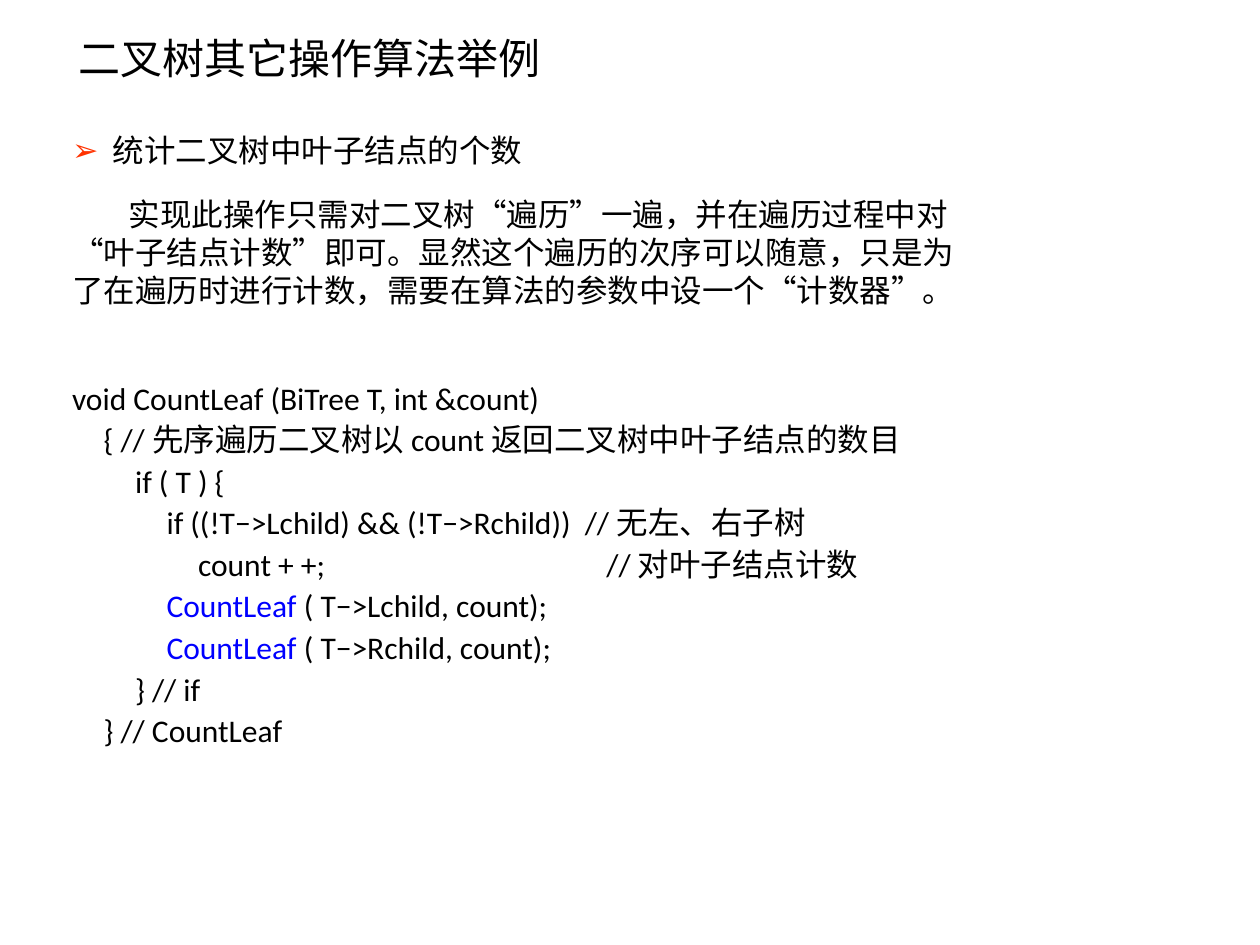
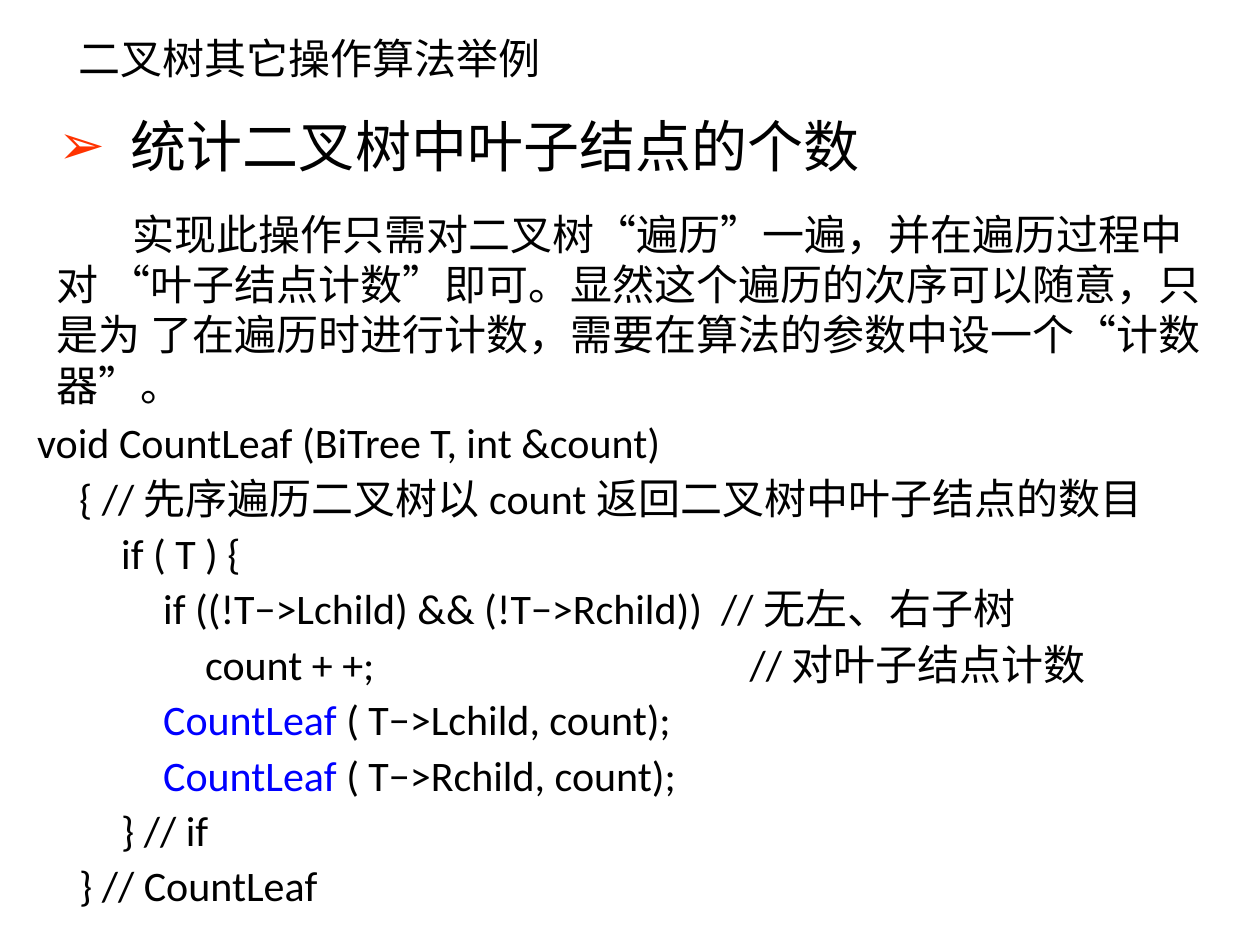
Before and after one commit to Gempittance/Data_Structur_Build, a slide deck: slide 97 of 数据结构PPT/ds6.pptx. Drawn at 1260x945 pixels with LibreOffice and Linux fonts; fonts in the diff are those of the drawing. Boxes give left, top, right and bottom in pixels: in the first picture for what was removed or moved away, otherwise in the second. Text is boxed around its words. In the diff, an @@ line names an element or a change of style, - is before the commit and + after.

```diff
--- a/数据结构PPT/ds6.pptx
+++ b/数据结构PPT/ds6.pptx
@@ text "统计二叉树中叶子结点的个数": place and size @@
-text "统计二叉树中叶子结点的个数" at [113,135,523,165]
+text "统计二叉树中叶子结点的个数" at [131,120,859,172]
@@ text "统计二叉树中叶子结点的个数" at [131,120,859,172]: size 18 to 32 pt @@
@@ text at [57,214,1200,405]: text changed; size 18 to 24 pt @@
-实现此操作只需对二叉树“遍历”一遍，并在遍历过程中对
-“叶子结点计数”即可。显然这个遍历的次序可以随意，只是为
-了在遍历时进行计数，需要在算法的参数中设一个“计数器”。
+实现此操作只需对二叉树“遍历”一遍，并在遍历过程中对 “叶子结点计数”即可。显然这个遍历的次序可以随意，只是为 了在遍历时进行计数，需要在算法的参数中设一个“计数器”。
@@ text "void CountLeaf (BiTree T, int ...": place and size @@
-text "void CountLeaf (BiTree T, int ..." at [72,387,901,743]
+text "void CountLeaf (BiTree T, int ..." at [37,427,1142,902]
@@ text "void CountLeaf (BiTree T, int ..." at [37,427,1142,902]: size 18 to 24 pt @@
```
Also in this commit, not shown: 55 other slides changed.
